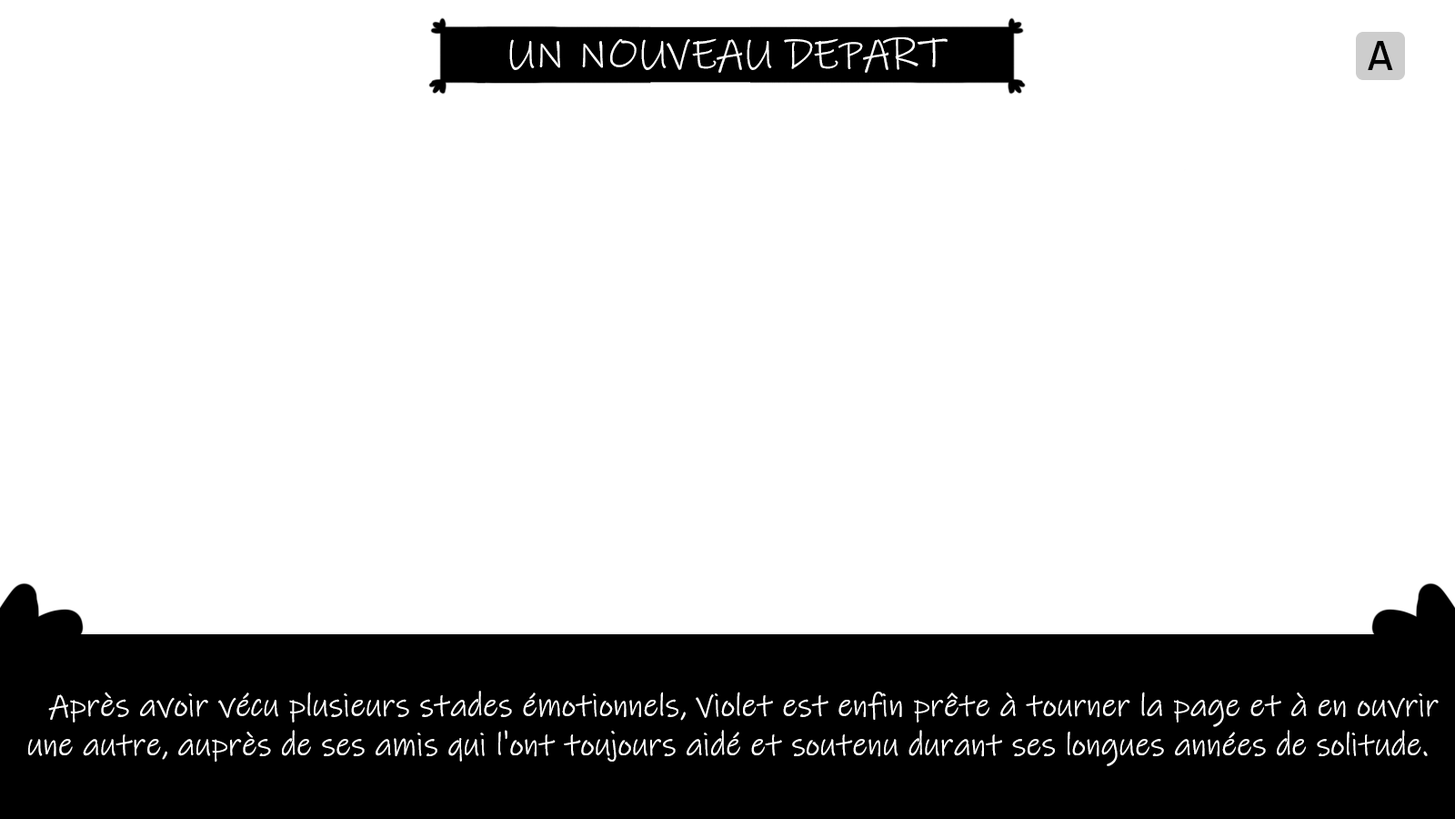
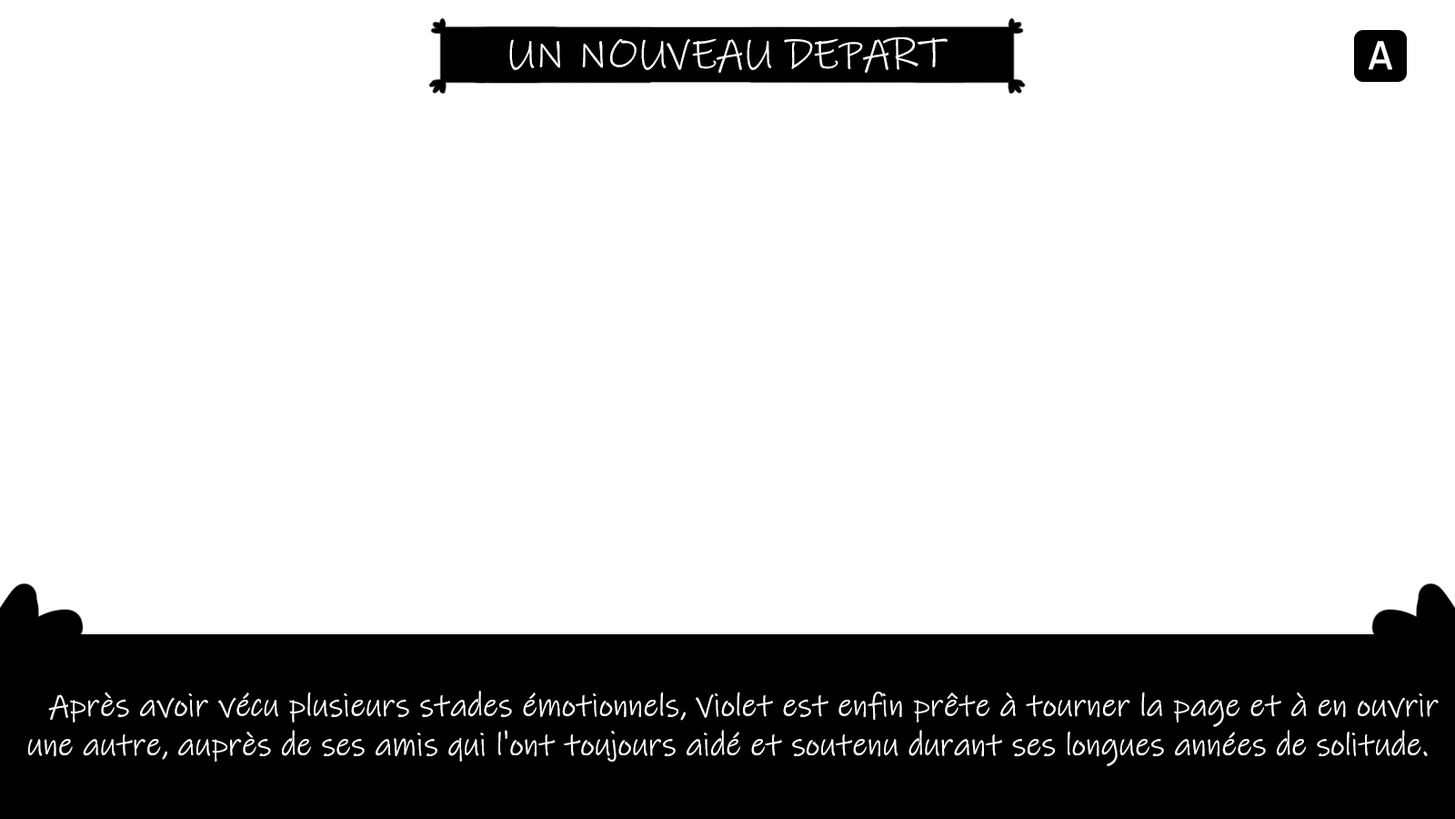
Two versions of the same layered image (1455 × 819). Layer-by-layer changes:
added layer "A" (1st of 2) above "Calque 2" over [1368, 40, 1393, 71]
added layer "Calque 2" above "A" over [1354, 30, 1408, 82]
